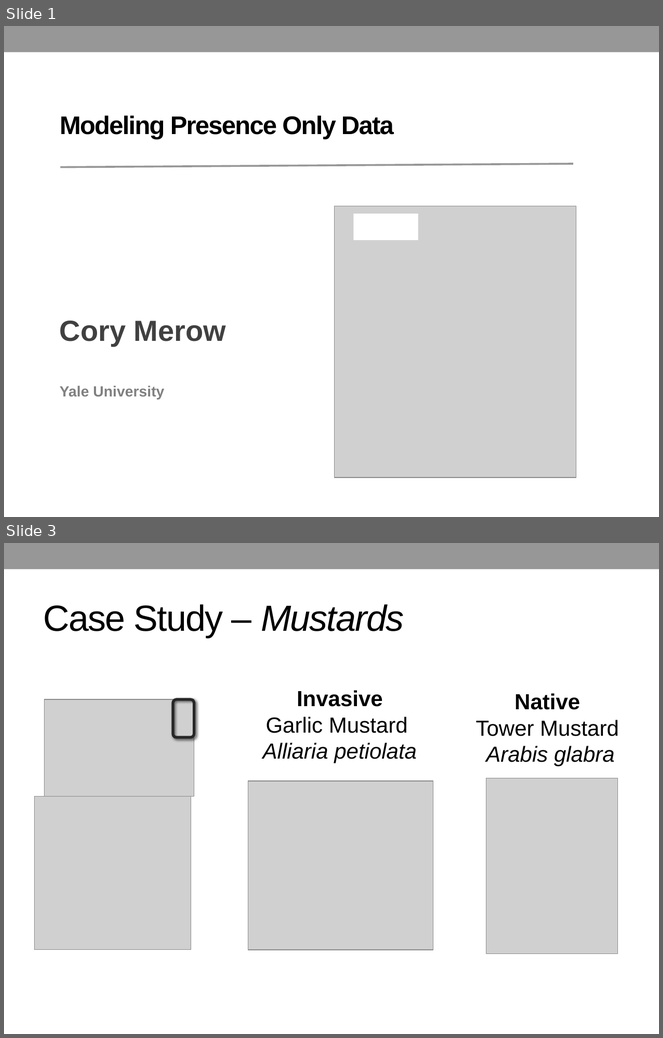
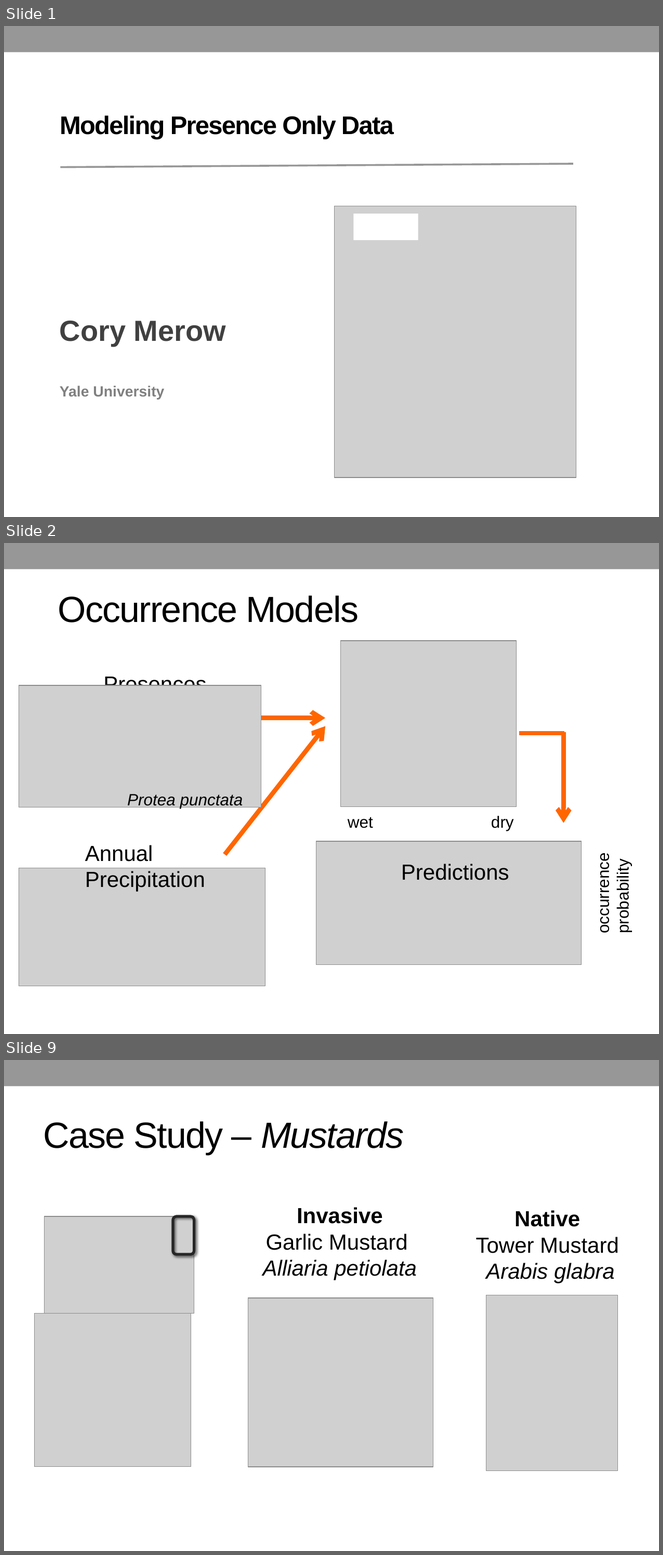
Before and after one commit to YaleBGCC/Course, a slide deck: 101_assets/Intro.pptx. Shown one above the other, each under a label of ours: slides 1 and 3 before the commit, slides 1, 2 and 9 after it; the slides between them are not shown. The pictures are 663x1038 and 663x1555 pixels, drawn with LibreOffice and Linux fonts; fonts in the diff are those of the drawing; grey boxes stand for pictures; background and template pictures are left out. Boxes give left, top, right and bottom in pixels: in the first picture for what was removed or moved away, otherwise in the second. Text is boxed around its words. In the diff, an @@ line names an element or a change of style, - is before the commit and + after.

```diff
--- a/101_assets/Intro.pptx
+++ b/101_assets/Intro.pptx
@@ slide 2 added at box(4, 543, 659, 1034), background #FFFFFF; not listed: 1 template element that a slide beside it also shows @@
@@ title added at box(58, 596, 359, 623), 40 pt, text #000000 @@
+Occurrence Models
@@ picture added at box(341, 641, 516, 807) @@
@@ text added at box(103, 674, 206, 686), 24 pt, text #000000 @@
+Presences
@@ picture added at box(19, 686, 261, 808) @@
@@ arrow added from (225, 718) to (326, 718), #FF6600 5 pt @@
@@ arrow added from (225, 855) to (326, 727), #FF6600 5 pt @@
@@ line added from (565, 734) to (520, 734), #FF6600 4.5 pt @@
@@ arrow added from (564, 732) to (564, 823), #FF6600 5 pt @@
@@ text added at box(127, 794, 243, 809), 18 pt, text #000000, italic @@
+Protea punctata
@@ text added at box(348, 817, 373, 828), 18 pt, text #000000 @@
+wet dry
@@ text added at box(85, 845, 205, 892), 24 pt, text #000000 @@
+Annual Precipitation
@@ picture added at box(317, 842, 581, 966) @@
@@ picture added at box(19, 868, 266, 986) @@
@@ text added at box(401, 864, 509, 880), 24 pt, text #000000 @@
+Predictions
@@ text added at box(594, 861, 632, 932), 18 pt, text #000000 @@
+occurrence
+probability
@@ what was slide 3 is now slide 9 @@
```
Also in this commit, not shown: 2 slides changed, 6 other slides added, 1 slide removed, 5 other files.
